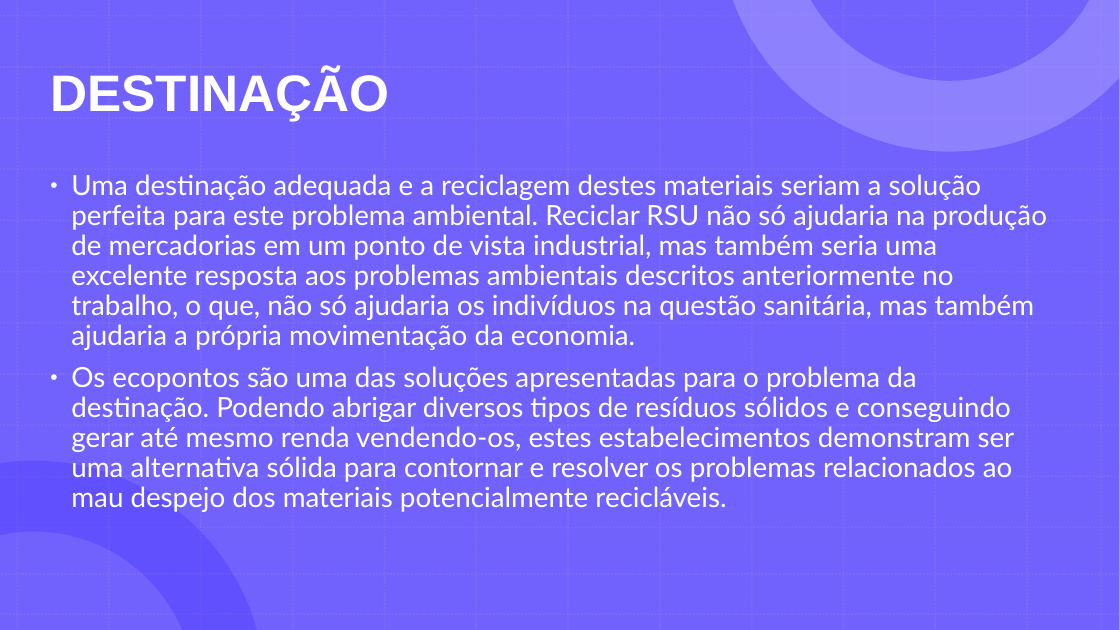
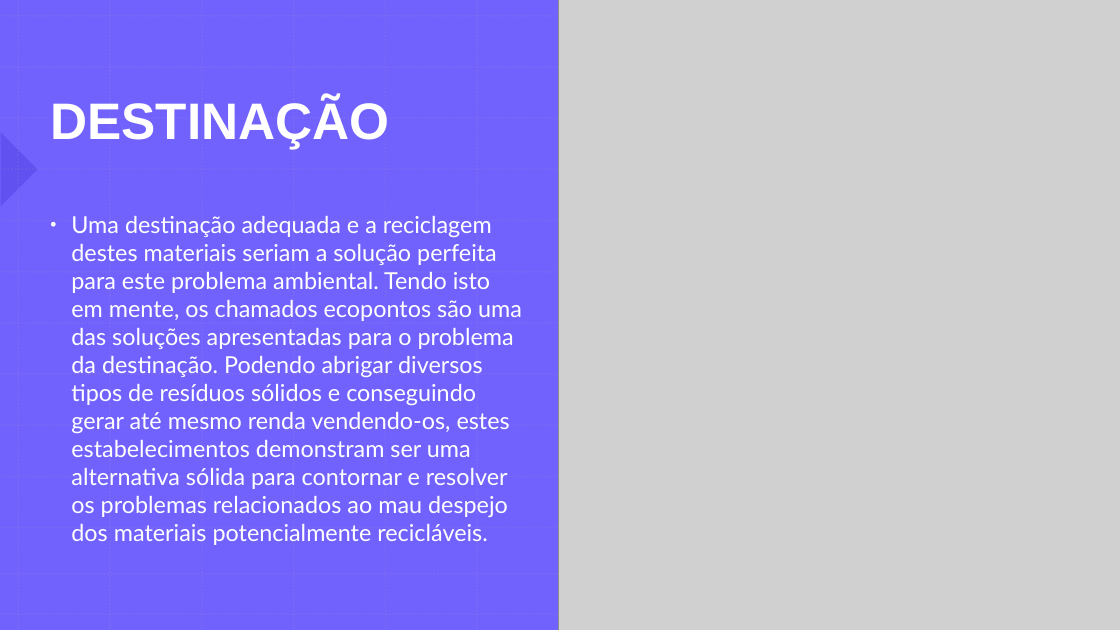
Before and after one commit to GabrielDSS0/ETEC-Coisas-Escolares, a slide deck: slide 7 of 1 etim ds 2022/EAMT/Trabalho Acadêmico/Relatório (a importância dos ecopontos)/A importância da separação dos recicláveis 3/Ecopontos - EAMT.pptx (slide 5 before the commit). Drawn at 1120x630 pixels with LibreOffice and Linux fonts; fonts in the diff are those of the drawing; grey boxes stand for pictures. Boxes give left, top, right and bottom in pixels: in the first picture for what was removed or moved away, otherwise in the second. Text is boxed around its words. In the diff, an @@ line names an element or a change of style, - is before the commit and + after.

```diff
--- a/1 etim ds 2022/EAMT/Trabalho Acadêmico/Relatório (a importância dos ecopontos)/A importância da separação dos recicláveis 3/Ecopontos - EAMT.pptx
+++ b/1 etim ds 2022/EAMT/Trabalho Acadêmico/Relatório (a importância dos ecopontos)/A importância da separação dos recicláveis 3/Ecopontos - EAMT.pptx
@@ rectangle removed at [0, 0, 1120, 630] @@
@@ rectangle added at [0, 0, 1120, 630], fill #7162FE @@
@@ title "DESTINAÇÃO": place and size @@
-title "DESTINAÇÃO" at [50, 70, 389, 121]
+title "DESTINAÇÃO" at [50, 98, 389, 149]
@@ picture added at [559, 0, 1120, 630] @@
@@ right triangle added at [0, 133, 38, 207], fill #1201AF at 17% opacity @@
@@ text at [71, 216, 522, 545]: text changed; size 23.8 to 20 pt @@
-• Uma destinação adequada e a reciclagem destes materiais seriam a solução perfeita para este problema ambiental. Reciclar RSU não só ajudaria na produção de mercadorias em um ponto de vista industrial, mas também seria uma excelente resposta aos problemas ambientais descritos anteriormente no trabalho, o que, não só ajudaria os indivíduos na questão sanitária, mas também ajudaria a própria movimentação da economia.
-• Os ecopontos são uma das soluções apresentadas para o problema da destinação. Podendo abrigar diversos tipos de resíduos sólidos e conseguindo gerar até mesmo renda vendendo-os, estes estabelecimentos demonstram ser uma alternativa sólida para contornar e resolver os problemas relacionados ao mau despejo dos materiais potencialmente recicláveis.
+• Uma destinação adequada e a reciclagem destes materiais seriam a solução perfeita para este problema ambiental. Tendo isto em mente, os chamados ecopontos são uma das soluções apresentadas para o problema da destinação. Podendo abrigar diversos tipos de resíduos sólidos e conseguindo gerar até mesmo renda vendendo-os, estes estabelecimentos demonstram ser uma alternativa sólida para contornar e resolver os problemas relacionados ao mau despejo dos materiais potencialmente recicláveis.
@@ group added at [0, 0, 1120, 630]: 26 lines @@
```
Also in this commit, not shown: 18 other slides changed, 9 slides added, 9 slides removed, 1 other file.
